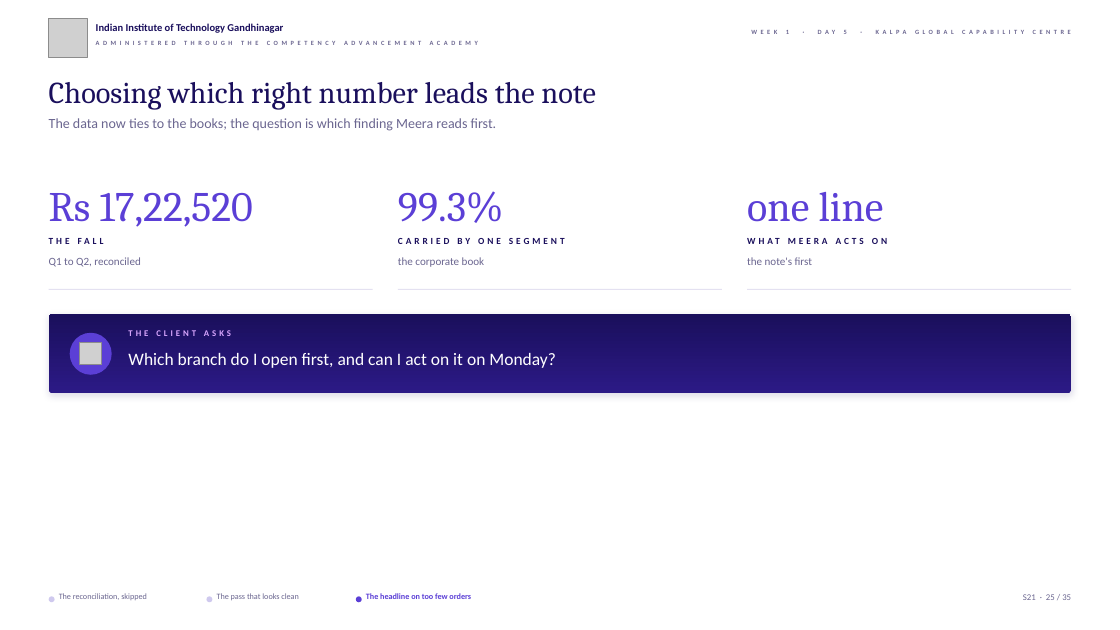
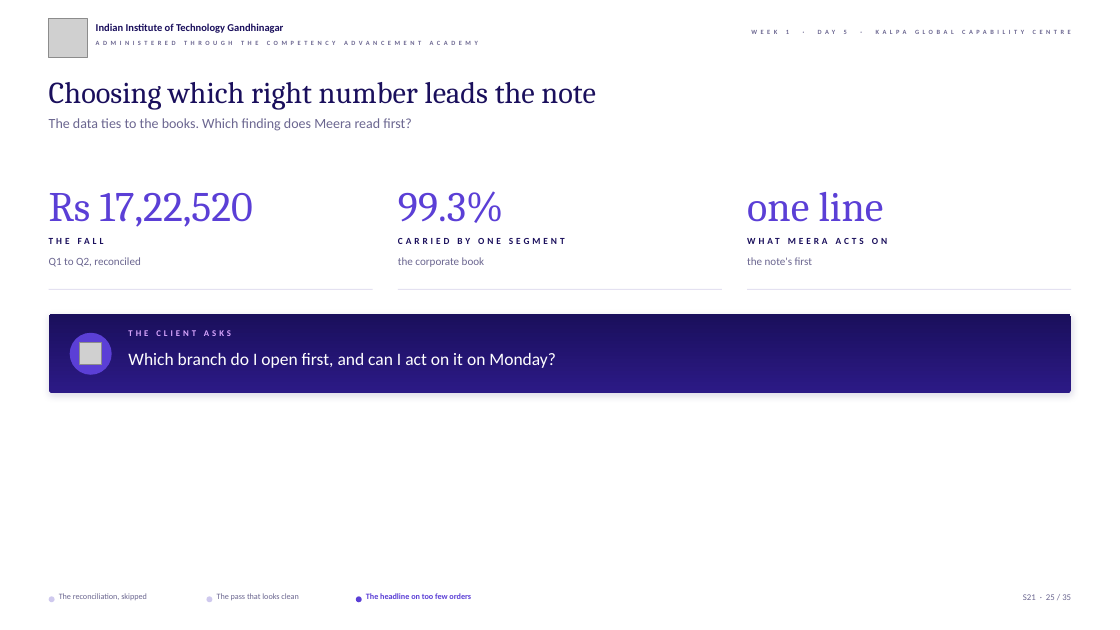
Before and after one commit to fde-academy-lab/c2-content-factory, a slide deck: slide 25 of content/W01/D5/slides/C2_W01_D05_debrief_STUDENT.pptx. Drawn at 1120x630 pixels with LibreOffice and Linux fonts; fonts in the diff are those of the drawing; grey boxes stand for pictures; background and template pictures are left out. Boxes give left, top, right and bottom in pixels: in the first picture for what was removed or moved away, otherwise in the second. Text is boxed around its words. In the diff, an @@ line names an element or a change of style, - is before the commit and + after.

```diff
--- a/content/W01/D5/slides/C2_W01_D05_debrief_STUDENT.pptx
+++ b/content/W01/D5/slides/C2_W01_D05_debrief_STUDENT.pptx
@@ text at bbox=[49, 118, 411, 131]: text changed @@
-The data now ties to the books; the question is which finding Meera reads first.
+The data ties to the books. Which finding does Meera read first?
```
Also in this commit, not shown: 2 other slides changed, 6 other files.
